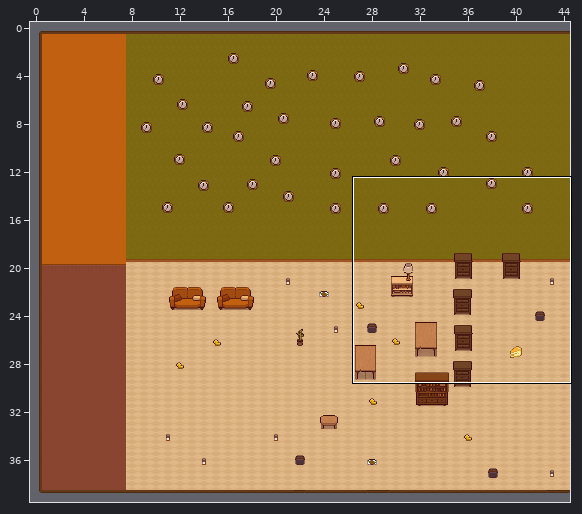
Tiled map (JSON), stored at assets/Level3.tmj. Above, an overview of the earlier version with the close-up marked.
Close-up. Before the edit:
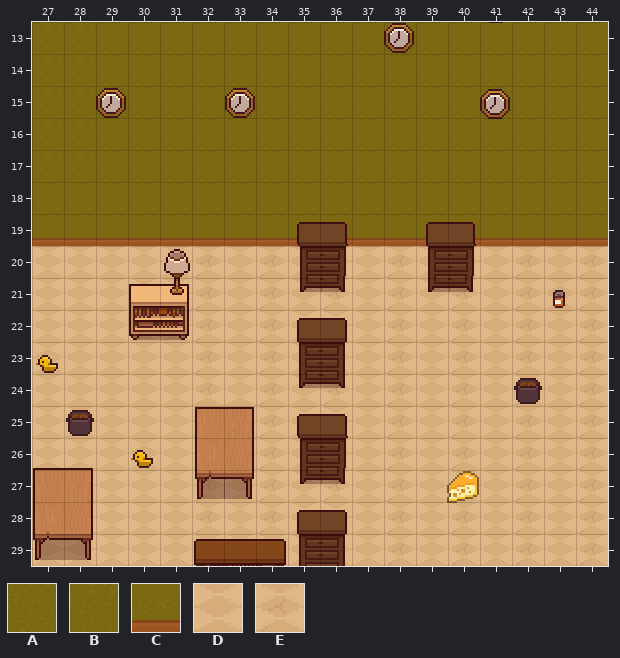
Cells are 16x16 px. Shown: x 27..44, y 13..29. The commit also changed other parts of the map, which this record leaves out.
Key: from "TopDownHouse_FloorsAndWalls": A 38, B 57, C 74, D 114, E 115.
_ is an empty cell.
Layer "background" before, first column x 27:
13 BBAAAAAAAAAAAAAAAA
14 BBAAAAAAAAAAAAAAAA
15 BBAAAAAAAAAAAAAAAA
16 BBAAAAAAAAAAAAAAAA
17 BBAAAAAAAAAAAAAAAA
18 AAAAAAAAAAAAAAAAAA
19 CCCCCCCCCCCCCCCCCC
20 DDDDDEDEDEDEDEDEDE
21 DDDDDEDEDEDEDEDEDE
22 DDDDDEDEDEDEDEDEDE
23 DDDDDEDEDEDEDEDEDE
24 DDDDDEDEDEDEDEDEDE
25 DDDDDEDEDEDEDEDEDE
26 DDDDDEDEDEDEDEDEDE
27 DDDDDEDEDEDEDEDEDE
28 DDDDDEDEDEDEDEDEDE
29 DDDDDEDEDEDEDEDEDE
New version:
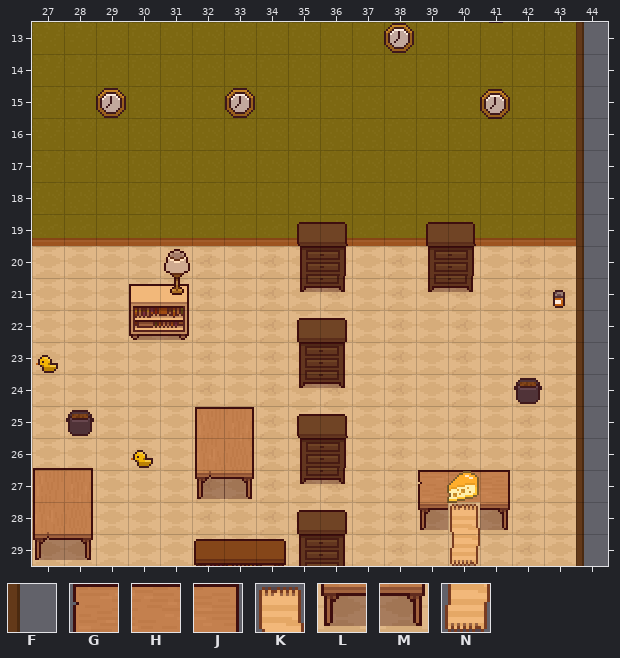
Further tiles: from "TopDownHouse_FloorsAndWalls": F 89; from "TopDownHouse_FurnitureState1": G 26, H 27, J 28, K 33, L 39, M 41, N 46.
Tiles of an added or newly shown layer are drawn over the layers below it.
See-through tiles are keyed as they look on the map.
Edits made:
{"where": "layer \"background\""}
{"y":13,"x":44,"old":"A","new":"_"}
{"y":14,"x":44,"old":"A","new":"_"}
{"y":15,"x":44,"old":"A","new":"_"}
{"y":16,"x":44,"old":"A","new":"_"}
{"y":17,"x":44,"old":"A","new":"_"}
{"y":18,"x":44,"old":"A","new":"_"}
{"y":19,"x":44,"old":"C","new":"_"}
{"y":20,"x":44,"old":"E","new":"_"}
{"y":21,"x":44,"old":"E","new":"_"}
{"y":22,"x":44,"old":"E","new":"_"}
{"y":23,"x":44,"old":"E","new":"_"}
{"y":24,"x":44,"old":"E","new":"_"}
{"y":25,"x":44,"old":"E","new":"_"}
{"y":26,"x":44,"old":"E","new":"_"}
{"y":27,"x":44,"old":"E","new":"_"}
{"y":28,"x":44,"old":"E","new":"_"}
{"y":29,"x":44,"old":"E","new":"_"}
{"where": "layer \"border\" (added)"}
{"y":13,"x":44,"old":"_","new":"F"}
{"y":14,"x":44,"old":"_","new":"F"}
{"y":15,"x":44,"old":"_","new":"F"}
{"y":16,"x":44,"old":"_","new":"F"}
{"y":17,"x":44,"old":"_","new":"F"}
{"y":18,"x":44,"old":"_","new":"F"}
{"y":19,"x":44,"old":"_","new":"F"}
{"y":20,"x":44,"old":"_","new":"F"}
{"y":21,"x":44,"old":"_","new":"F"}
{"y":22,"x":44,"old":"_","new":"F"}
{"y":23,"x":44,"old":"_","new":"F"}
{"y":24,"x":44,"old":"_","new":"F"}
{"y":25,"x":44,"old":"_","new":"F"}
{"y":26,"x":44,"old":"_","new":"F"}
{"y":27,"x":44,"old":"_","new":"F"}
{"y":28,"x":44,"old":"_","new":"F"}
{"y":29,"x":44,"old":"_","new":"F"}
{"where": "layer \"decor\" (now shown)"}
{"y":27,"x":39,"old":"___","new":"GHJ"}
{"y":28,"x":39,"old":"___","new":"LKM"}
{"y":29,"x":40,"old":"_","new":"N"}
{"label":"changed","picture_box":[576,22,608,566]}
{"label":"added","picture_box":[418,470,510,566]}
